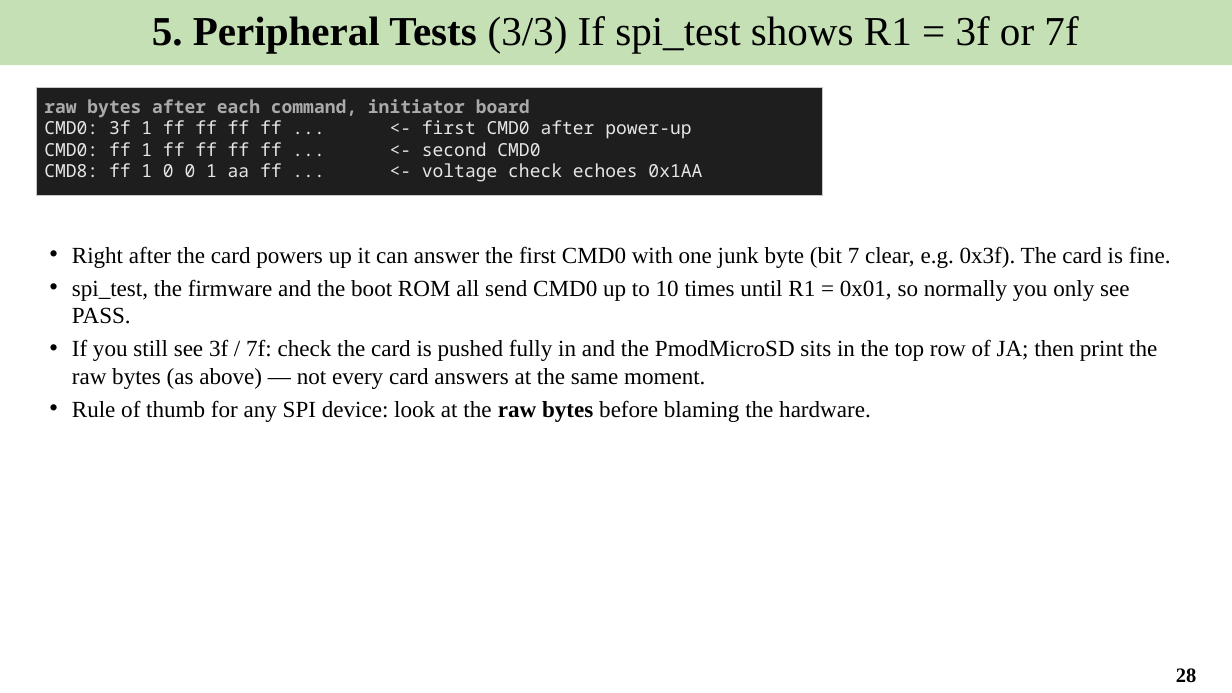
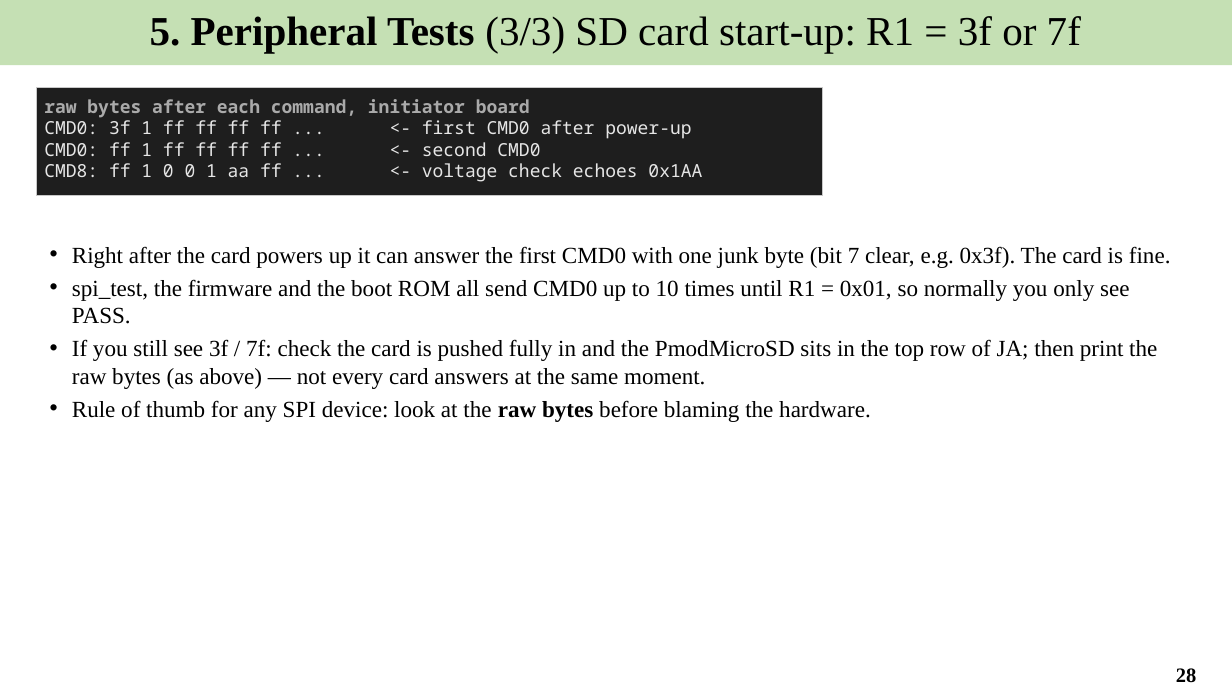
Before and after one commit to Khaiduy/chipyard-edhoc, a slide deck: slide 28 of fpga/sw/export/docs/slides/02_Software_environment_and_tests.pptx. Drawn at 1232x693 pixels with LibreOffice and Linux fonts; fonts in the diff are those of the drawing. Boxes give left, top, right and bottom in pixels: in the first picture for what was removed or moved away, otherwise in the second. Text is boxed around its words. In the diff, an @@ line names an element or a change of style, - is before the commit and + after.

```diff
--- a/fpga/sw/export/docs/slides/02_Software_environment_and_tests.pptx
+++ b/fpga/sw/export/docs/slides/02_Software_environment_and_tests.pptx
@@ text in rectangle at [150,16,1081,53]: text changed @@
-5. Peripheral Tests (3/3) If spi_test shows R1 = 3f or 7f
+5. Peripheral Tests (3/3) SD card start-up: R1 = 3f or 7f
```
Also in this commit, not shown: 8 other files.
